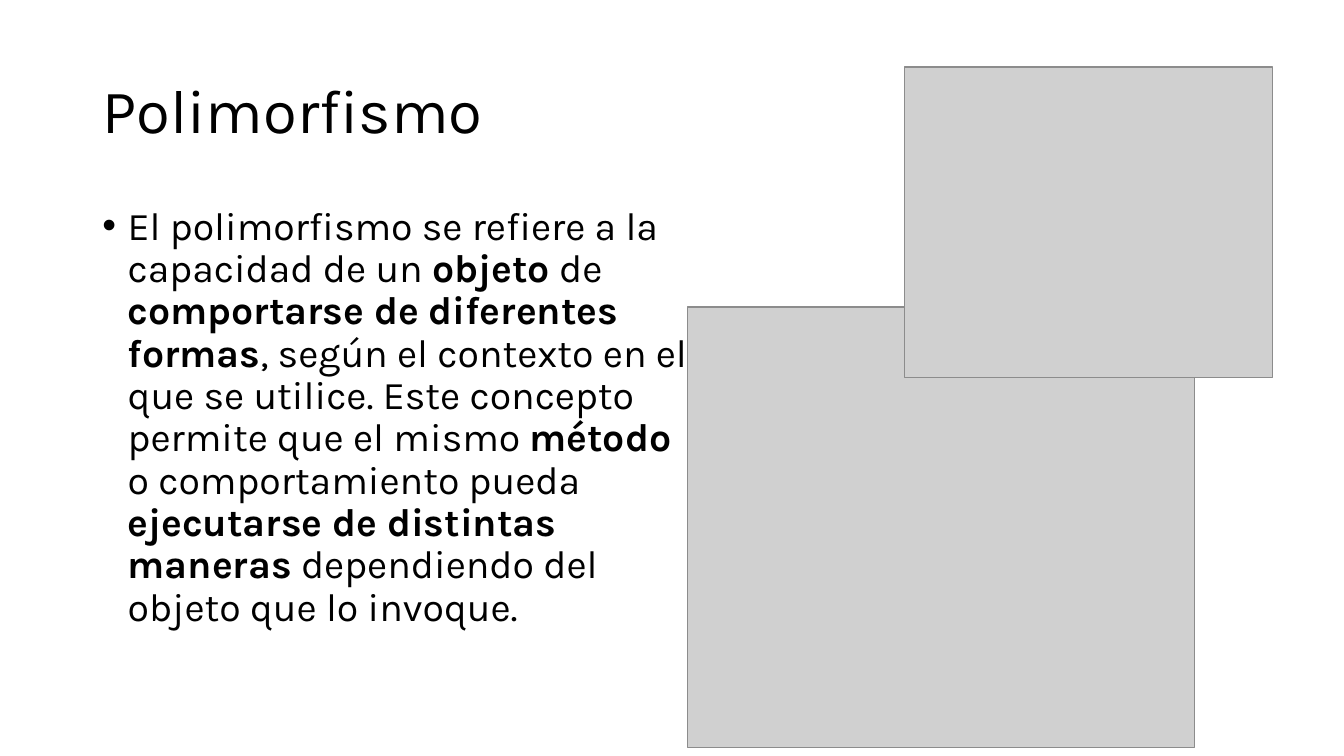
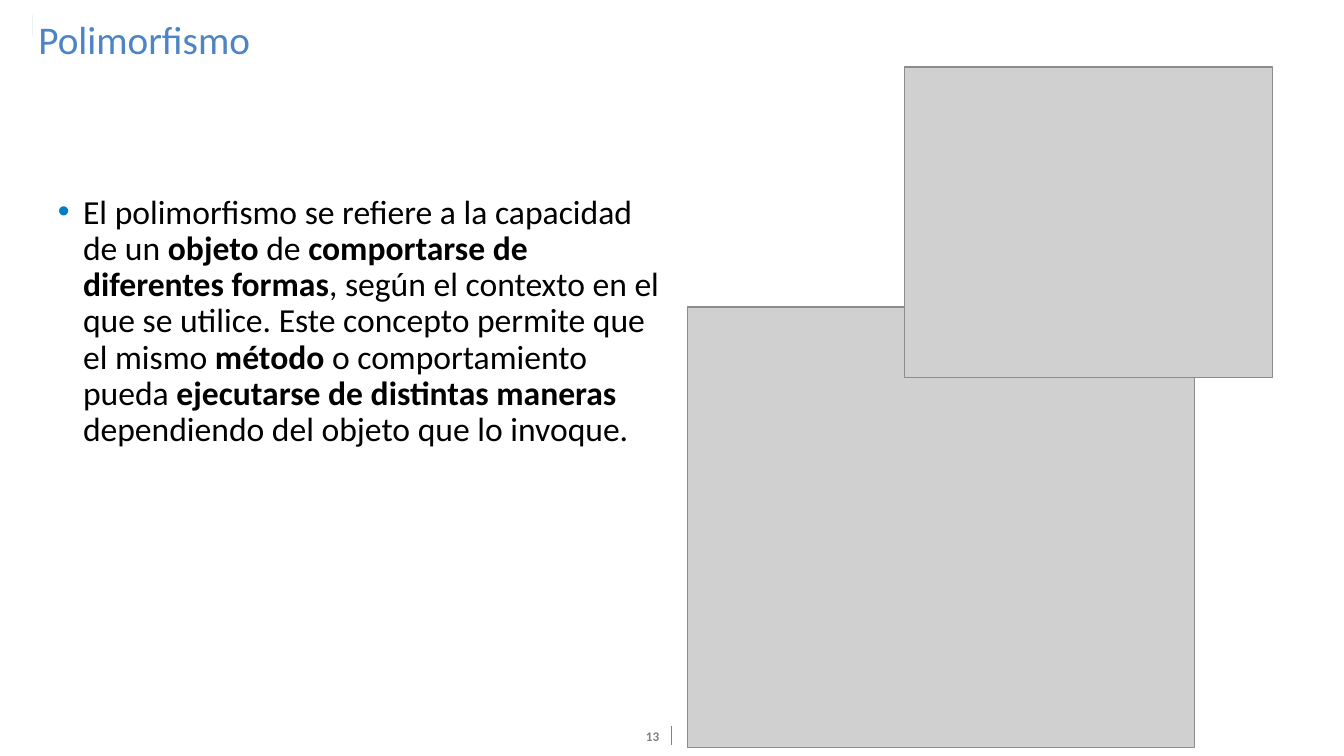
Before and after one commit to PelaezFrancisco/Presentacion_Java, a slide deck: slide 13 of Digital_Essentials-Java.pptx (slide 9 before the commit). Drawn at 1344x756 pixels with LibreOffice and Linux fonts; fonts in the diff are those of the drawing; grey boxes stand for pictures; background and template pictures are left out. Boxes give left, top, right and bottom in pixels: in the first picture for what was removed or moved away, otherwise in the second. Text is boxed around its words. In the diff, an @@ line names an element or a change of style, - is before the commit and + after.

```diff
--- a/Digital_Essentials-Java.pptx
+++ b/Digital_Essentials-Java.pptx
@@ rectangle added at <box>1,9,32,68</box>, fill #FFFFFF @@
@@ rectangle added at <box>10,15,32,36</box>, fill #4E84C4 @@
@@ title "Polimorfismo": place and size @@
-title "Polimorfismo" at <box>102,90,482,134</box>
+title "Polimorfismo" at <box>38,27,250,55</box>
@@ title "Polimorfismo" at <box>38,27,250,55</box>: size 44 to 28 pt, font Karla to Calibri, text colour #000000 to #4E84C4; vertical alignment middle to top @@
@@ text "El polimorfismo se refiere a ...": place and size @@
-text "El polimorfismo se refiere a ..." at <box>128,213,687,631</box>
+text "El polimorfismo se refiere a ..." at <box>83,200,659,447</box>
@@ text "El polimorfismo se refiere a ..." at <box>83,200,659,447</box>: size 28 to 24 pt, font Karla to Calibri; more space between paragraphs @@
@@ page number added at <box>646,732,659,741</box>, 9.3 pt, text #808080, bold @@
+13
@@ line added from (671, 727) to (671, 745), #808285 0.5 pt @@
```
Also in this commit, not shown: 34 other slides changed, 9 slides added.
